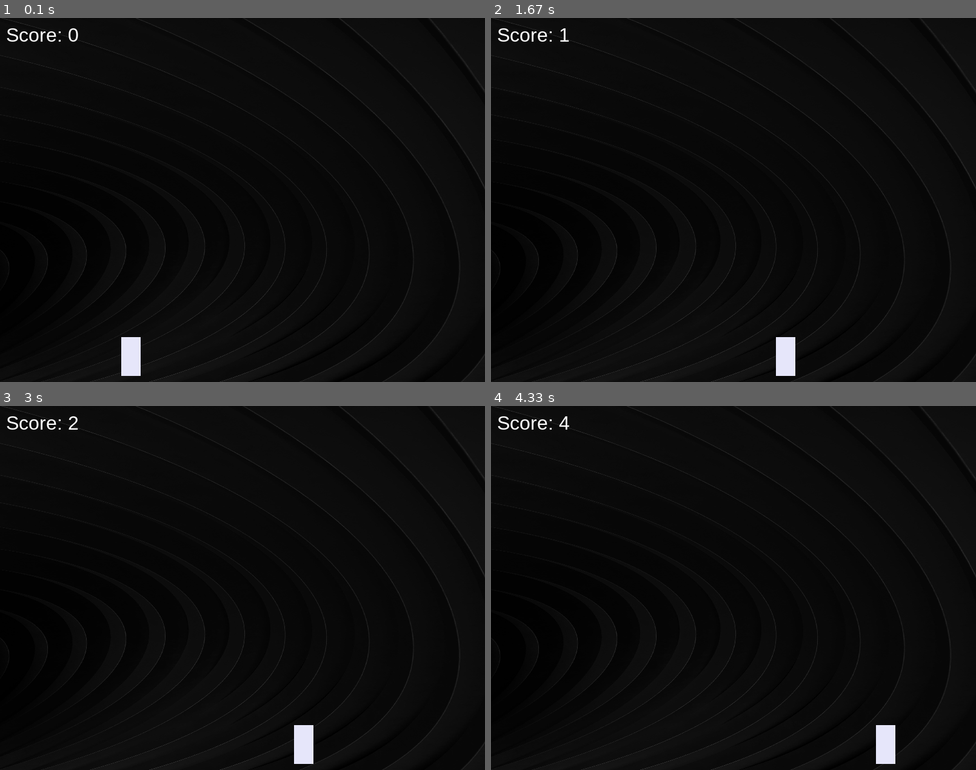
Above: before the commit, frames 1-4 (two rows, left to right).
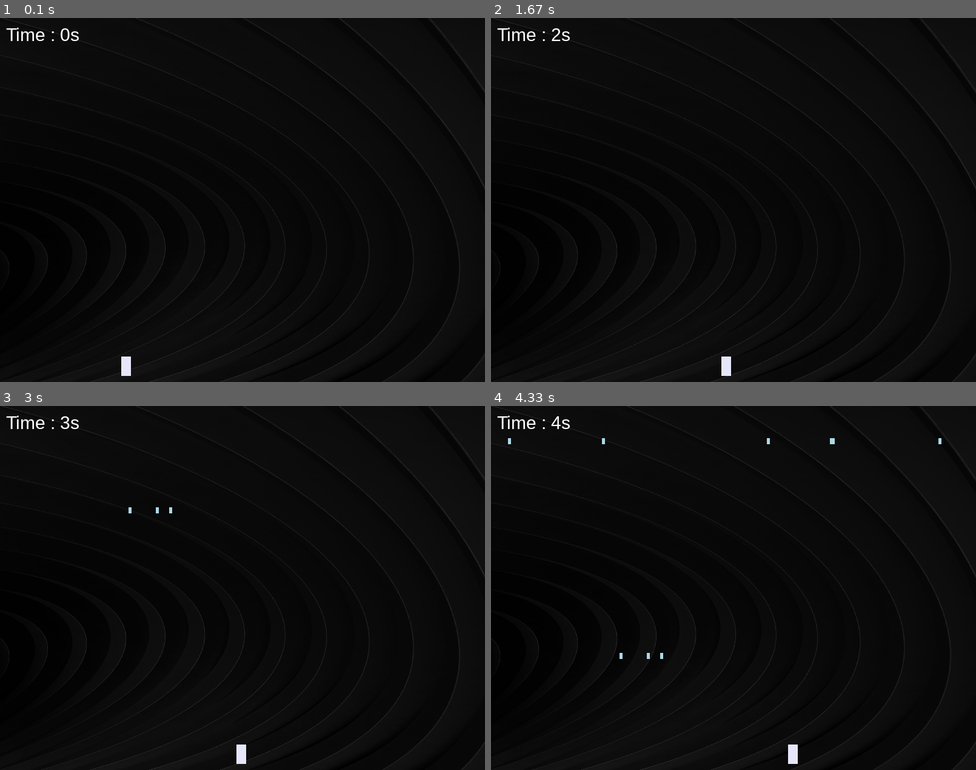
Above: after the commit, the same moments.

Repository: Arunkumar-60/pygame-builds
Game: pygame game, started from Rain_Dodge/main.py
The game is run twice, just before and just after one commit, with the same random seed, the same clock (stepped at 60 frames per second) and the same inputs.
Inputs:
- Up to frame 1 (0.1 s): no input
- Up to frame 2 (1.67 s): hold Right 0.33-0.8 s; hold Right 0.83-1.3 s; hold Left from 1.33 s (still down)
- Up to frame 3 (3 s): release Left at 1.87 s; hold Left 1.9-2.3 s; hold Right 2.33-2.97 s
- Up to frame 4 (4.33 s): hold Left 3-3.47 s; hold Right 3.5-3.97 s; hold Right from 4 s (still down)

The runs differ from the first frame. In frame 1, 0.6% of the frame differs, in the area x 1-29%, y 2-99%; in frame 2, 0.8%; in frame 3, 0.8%; in frame 4, 0.9%, in the area x 1-93%, y 2-99%.

Commit message:
rain dodge done

Diff:
--- a/Rain_Dodge/main.py
+++ b/Rain_Dodge/main.py
@@ -6,8 +6,7 @@
 pygame.init()
 
 # Initialize font
-
-FONT = pygame.font.SysFont('Arial', 32)
+pygame.font.init()
 
 # Set window size
 
@@ -31,23 +30,31 @@
 
 # Player object
 
-PLAYER_WIDTH = 32
-PLAYER_HEIGHT = 64
+PLAYER_WIDTH = 16
+PLAYER_HEIGHT = 32
 
 PLAYER_VELOCITY = 5
+
+DROP_WIDTH = 5
+DROP_HEIGHT = 10
+
+DROP_VELOCITY = 3
 
 
 # FONT
 
-FONT = pygame.font.SysFont('Arial', 32)
+FONT= pygame.font.SysFont('arial', 30)
 
-def draw(player,elapsed_time):
+def draw(player,elapsed_time,drops):
 
     GAME_WINDOW.blit(BACKGROUND_IMAGE , (0,0))
     pygame.draw.rect(GAME_WINDOW, "lavender" , player)
+    time_text=FONT.render(f'Time : {round(elapsed_time)}s',1,'white')
+    GAME_WINDOW.blit(time_text,(10,10))
+    for drop in drops:
+        pygame.draw.rect(GAME_WINDOW, "lightblue", drop)
 
-    score_text = FONT.render("Score: " + str(int(elapsed_time)), True, (255,255,255))
-    GAME_WINDOW.blit(score_text, (10, 10))
+
     pygame.display.update()
 
 
@@ -69,9 +76,28 @@
     elapsed_time = 0
 
 
+    # drop
+    drop_add_increment = 2000
+    drop_count = 0
+
+    drops = []
+    hit = False
+
+
     while run:
-        clock.tick(90)
+
+        drop_count += clock.tick(60)
         elapsed_time = time.time() - start_time
+
+        if drop_count > drop_add_increment:
+            for _ in range (random.randint(2,7)):
+                drop_x = random.randint(0, WINDOW_WIDTH - DROP_WIDTH)
+                drop = pygame.Rect(drop_x, -DROP_HEIGHT, DROP_WIDTH , DROP_HEIGHT)
+                drops.append(drop)
+
+
+            drop_add_increment = max(200, drop_add_increment - 50)
+            drop_count = 0
 
 
         for event in pygame.event.get():
@@ -85,7 +111,28 @@
         elif keys[pygame.K_RIGHT or pygame.K_d] and player.x + PLAYER_WIDTH + PLAYER_VELOCITY <= (WINDOW_WIDTH):
             player.x += PLAYER_VELOCITY
 
-        draw(player,elapsed_time)
+
+        for drop in drops[:]:
+            drop.y += DROP_VELOCITY
+
+            if drop.y > WINDOW_HEIGHT:
+                drops.remove(drop)
+            elif(drop.y + DROP_HEIGHT >= player.y) and (drop.colliderect(player)):
+                drops.remove(drop)
+                hit = True
+                break
+
+        if hit:
+            lost_text = FONT.render('You lost', 1, 'white')
+            GAME_WINDOW.blit(lost_text, (WINDOW_WIDTH//2 - lost_text.get_width()//2, WINDOW_HEIGHT//2 - lost_text.get_height()//2))
+            score_text = FONT.render(f'Score : {round(elapsed_time)}s', 1, 'white')
+            GAME_WINDOW.blit(score_text, (WINDOW_WIDTH // 2 - score_text.get_width() // 2, WINDOW_HEIGHT // 2 + lost_text.get_height()))
+            pygame.display.update()
+            time.sleep(10)
+            break
+
+
+        draw(player,elapsed_time, drops)
 
 
     pygame.quit()
Not shown, added: .gitignore
